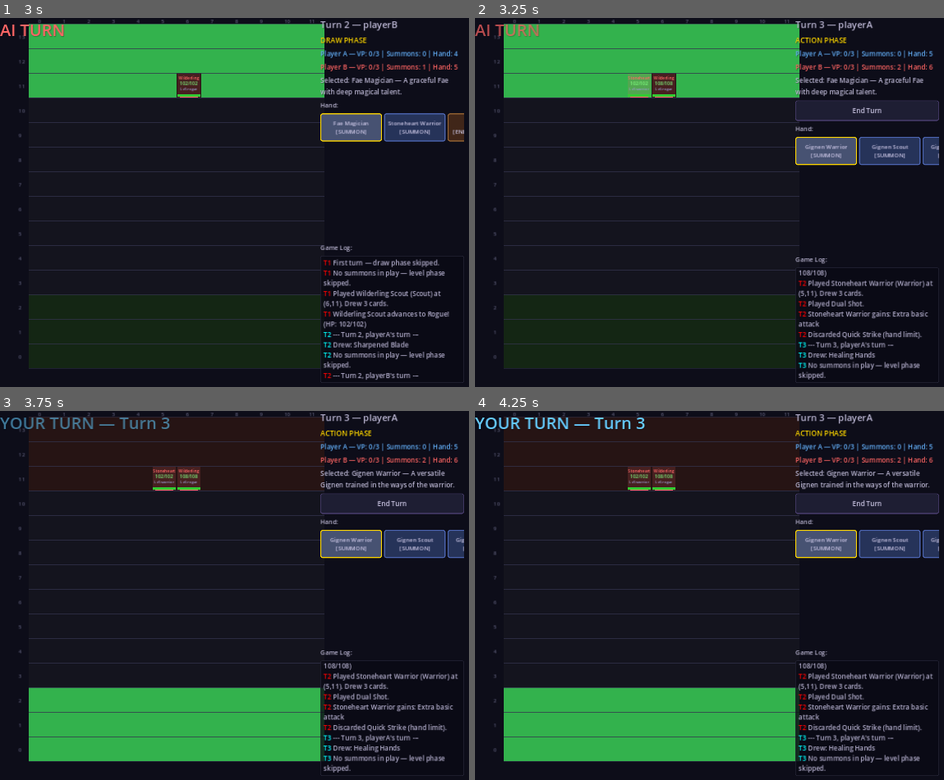
Above: before the commit, frames 1-4 (two rows, left to right).
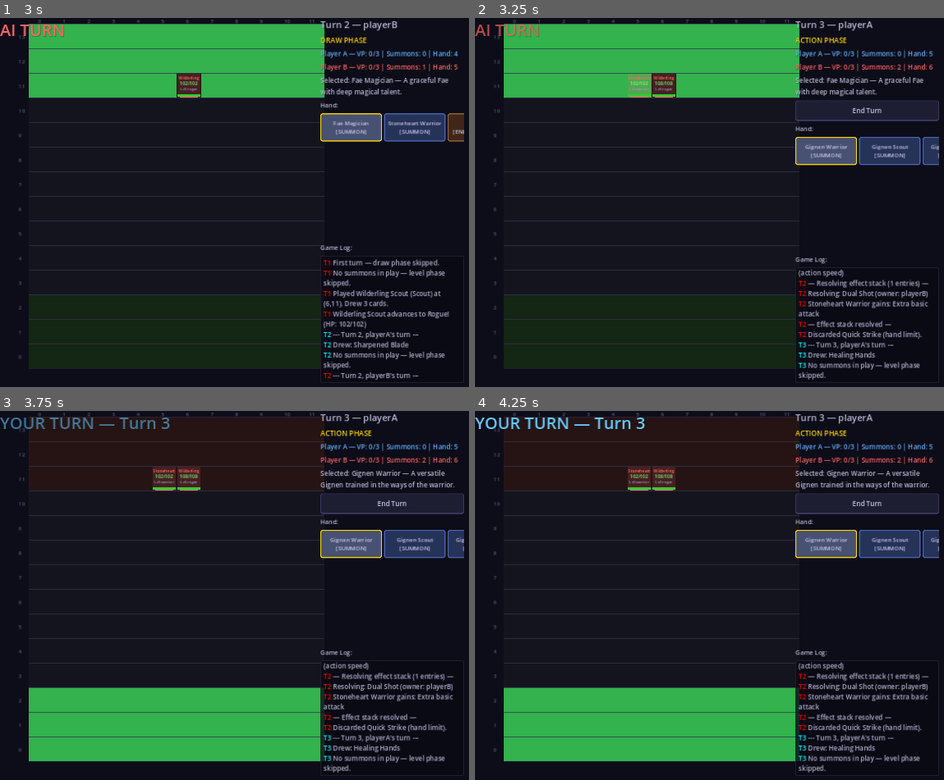
Above: after the commit, the same moments.

Repository: look-itsaxiom/summoners-grid
Game: Godot game, scene res://scenes/menu.tscn
The game is run twice, just before and just after one commit, with the same random seed, the same clock (stepped at 60 frames per second) and the same inputs.
Inputs:
- Up to frame 1 (3 s): click "PLAY VS AI" at 0.5 s; click "Fae Magician [SUMMON]" at 1.25 s; click "End Turn" at 2 s; click "Fae Magician [SUMMON]" at 2.75 s
- Up to frame 2 (3.25 s): no input
- Up to frame 3 (3.75 s): click "Gignen Warrior [SUMMON]" at 3.5 s
- Up to frame 4 (4.25 s): no input

Frame 1 is identical in both runs. In frame 2, 1.4% of the frame differs, in the area x 68-98%, y 68-84%; in frame 3, 1.4%; in frame 4, 1.4%.

Commit message:
feat: effect stack LIFO + Linear-integrated Ralph Loop prompt
Add LIFO effect stack system to game_manager.gd:
- push_to_stack() queues card effects with speed tracking
- Speed Lock: counter > reaction > action priority
- resolve_effect_stack() pops LIFO, resolving each entry
- play_card() now routes action cards through the stack
- Save/load includes effect_stack state
- 16 new headless tests covering stack operations

Rewrite PROMPT.md as fully autonomous Ralph Loop with Linear
integration for work tracking and blocker notifications.

Co-Authored-By: Claude Opus 4.6 (1M context) <noreply@anthropic.com>

Diff:
--- a/godot/scripts/engine/game_manager.gd
+++ b/godot/scripts/engine/game_manager.gd
@@ -9,6 +9,8 @@
 signal summon_placed(unit: Dictionary)
 signal summon_moved(instance_id: String, from: Vector2i, to: Vector2i)
 signal summon_defeated(unit: Dictionary)
+signal effect_stack_changed(stack: Array)
+signal effect_resolved(entry: Dictionary)
 
 const BOARD_WIDTH := 12
 const BOARD_HEIGHT := 14
@@ -34,6 +36,11 @@
 var game_log: Array = []
 var face_down_cards: Dictionary = { "playerA": [], "playerB": [] }
 
+# Effect Stack — LIFO resolution per GDD
+# Each entry: { id, speed, source, source_owner, effects, targets, resolved }
+var effect_stack: Array = []
+const SPEED_PRIORITY := { "action": 1, "reaction": 2, "counter": 3 }
+
 # Maps summon card IDs to their starting role
 var summon_role_map: Dictionary = {}
 
@@ -76,6 +83,7 @@
 	board_summons.clear()
 	board_buildings.clear()
 	face_down_cards = { "playerA": [], "playerB": [] }
+	effect_stack.clear()
 	summon_role_map.clear()
 	_reset_players()
 
@@ -370,8 +378,15 @@
 		if tgt_idx >= 0:
 			target_unit = board_summons[tgt_idx]
 
-	if card_type == "action" and not target_unit.is_empty():
-		_resolve_action_card(card, target_unit)
+	if card_type == "action":
+		# Push to effect stack instead of resolving inline
+		if push_to_stack(card, active_player, target_ids):
+			# Auto-resolve if no opponent response expected (AI games, etc.)
+			# In a full implementation, wait for opponent response window.
+			# For now: resolve immediately to maintain existing behavior.
+			resolve_effect_stack()
+		else:
+			add_log("Failed to push %s to stack." % card.get("name", "?"))
 	elif card_type == "quest" and not target_unit.is_empty():
 		_resolve_quest_card(card, target_unit)
 	elif card_type == "building":
@@ -751,6 +766,130 @@
 	add_log("%s survives with Iron Will! (1 HP)" % unit["card"].get("name", "?"))
 
 
+# ─── Effect Stack (LIFO) ───
+
+## Check if a card at given speed can be pushed onto the stack.
+## Speed Lock: only same or higher speed allowed when stack is non-empty.
+func can_push_to_stack(speed: String) -> bool:
+	if effect_stack.is_empty():
+		return true
+	var top_speed: String = effect_stack.back().get("speed", "action")
+	return SPEED_PRIORITY.get(speed, 0) >= SPEED_PRIORITY.get(top_speed, 0)
+
+
+## Push a card effect onto the stack. Returns false if speed-locked.
+func push_to_stack(card: Dictionary, source_owner: String, target_ids: Array = []) -> bool:
+	var speed: String = card.get("speed", "action")
+	if not can_push_to_stack(speed):
+		add_log("Speed Lock! Cannot play %s-speed card while %s-speed is on the stack." % [
+			speed, effect_stack.back().get("speed", "?")])
+		return false
+
+	var entry := {
+		"id": card.get("id", ""),
+		"speed": speed,
+		"source": card,
+		"source_owner": source_owner,
+		"effects": card.get("effects", []),
+		"targets": target_ids,
+		"resolved": false,
+	}
+	effect_stack.append(entry)
+	add_log("→ %s pushed to effect stack (%s speed)" % [card.get("name", "?"), speed])
+	effect_stack_changed.emit(effect_stack)
+	return true
+
+
+## Resolve the entire effect stack LIFO. Called when both players pass.
+func resolve_effect_stack() -> void:
+	if effect_stack.is_empty():
+		return
+
+	add_log("— Resolving effect stack (%d entries) —" % effect_stack.size())
+
+	while effect_stack.size() > 0:
+		var entry: Dictionary = effect_stack.pop_back()
+		if entry.get("resolved", false):
+			continue
+
+		var card: Dictionary = entry.get("source", {})
+		var owner: String = entry.get("source_owner", "")
+		var targets: Array = entry.get("targets", [])
+
+		add_log("Resolving: %s (owner: %s)" % [card.get("name", "?"), owner])
+
+		# Determine target unit
+		var target_unit: Dictionary = {}
+		if targets.size() > 0:
+			var tgt_idx := _find_summon_index(targets[0])
+			if tgt_idx >= 0:
+				target_unit = board_summons[tgt_idx]
+
+		# Find caster from owner's summons
+		var caster: Dictionary = _find_caster_for(card, owner)
+
+		# Resolve effects
+		for effect in entry.get("effects", []):
+			if not target_unit.is_empty():
+				# Re-check target is still alive
+				var tgt_idx := _find_summon_index(target_unit["instance_id"])
+				if tgt_idx == -1:
+					add_log("Target no longer on board, skipping effect.")
+					break
+				target_unit = board_summons[tgt_idx]
+
+			var effect_type: String = effect.get("type", "")
+			if effect_type == "damage" and not target_unit.is_empty():
+				_resolve_damage_effect(card, effect, caster, target_unit)
+			elif effect_type == "heal" and not target_unit.is_empty():
+				_resolve_heal_effect(effect, caster, target_unit)
+			elif effect_type == "buff" and not target_unit.is_empty():
+				_resolve_buff_effect(card, effect, target_unit)
+			elif effect_type == "debuff" and not target_unit.is_empty():
+				add_log("%s: %s" % [target_unit["card"].get("name", "?"), effect.get("description", "")])
+			else:
+				add_log("Effect: %s" % effect.get("description", ""))
+
+		entry["resolved"] = true
+		effect_resolved.emit(entry)
+
+	add_log("— Effect stack resolved —")
+	effect_stack_changed.emit(effect_stack)
+
+
+## Find the best caster summon for a card from a player's board units.
+func _find_caster_for(card: Dictionary, owner: String) -> Dictionary:
+	var my_summons := _get_summons_for(owner)
+	var caster: Dictionary = {}
+
+	for req in card.get("requirements", []):
+		var req_family: String = req.get("role_family", "")
+		if req_family != "":
+			for s in my_summons:
+				var role_def: Dictionary = RolesData.get_definition(s["current_role"])
+				if role_def.get("family", "") == req_family:
+					caster = s
+					break
+		if not caster.is_empty():
+			break
+
+	if caster.is_empty() and my_summons.size() > 0:
+		caster = my_summons[0]
+	return caster
+
+
+## Check if the effect stack is empty (both players can take new actions).
+func is_stack_empty() -> bool:
+	return effect_stack.is_empty()
+
+
+## Get the current top speed level on the stack ("" if empty).
+func get_stack_top_speed() -> String:
+	if effect_stack.is_empty():
+		return ""
+	return effect_stack.back().get("speed", "action")
+
+
 # ─── Attack Resolution ───
 
 signal attack_resolved(result: Dictionary)
@@ -1004,6 +1143,7 @@
 		"board_summons": board_summons,
 		"board_buildings": board_buildings,
 		"face_down_cards": face_down_cards,
+		"effect_stack": effect_stack,
 		"summon_role_map": summon_role_map,
 	}
 
@@ -1048,6 +1188,7 @@
 	board_summons = data.get("board_summons", [])
 	board_buildings = data.get("board_buildings", [])
 	face_down_cards = data.get("face_down_cards", { "playerA": [], "playerB": [] })
+	effect_stack = data.get("effect_stack", [])
 	summon_role_map = data.get("summon_role_map", {})
 
 	# Restore Vector2i positions (JSON loses type info)
--- a/godot/test/test_runner.gd
+++ b/godot/test/test_runner.gd
@@ -28,6 +28,7 @@
 	_test_save_load()
 	_test_territory_vp()
 	_test_quest_completion()
+	_test_effect_stack()
 
 	print("\n=== Results: %d passed, %d failed ===" % [_pass, _fail])
 
@@ -375,3 +376,69 @@
 	# Should gain 2 levels
 	var unit_after: Dictionary = gm.board_summons[0]
 	_check("Quest +2 levels", level_before + 2, unit_after["level"])
+
+
+func _test_effect_stack() -> void:
+	print("--- Effect Stack ---")
+	var gm = root.get_node("GameManager")
+	var c = root.get_node("CardDB")
+
+	# Reset for clean test
+	gm.initialize_game(c.create_player_a_deck(), c.create_player_b_deck())
+	gm.decide_turn_order("playerA")
+
+	# Stack starts empty
+	_check("Stack empty at start", true, gm.is_stack_empty())
+	_check("Top speed empty", "", gm.get_stack_top_speed())
+
+	# Speed priority constants
+	_check("Counter > Reaction", true, gm.SPEED_PRIORITY["counter"] > gm.SPEED_PRIORITY["reaction"])
+	_check("Reaction > Action", true, gm.SPEED_PRIORITY["reaction"] > gm.SPEED_PRIORITY["action"])
+
+	# Push an action-speed card
+	var action_card := { "id": "test_action", "name": "Test Action", "speed": "action",
+		"effects": [], "card_type": "action" }
+	var pushed: bool = gm.push_to_stack(action_card, "playerA")
+	_check("Push action", true, pushed)
+	_check("Stack size 1", 1, gm.effect_stack.size())
+	_check("Top speed action", "action", gm.get_stack_top_speed())
+
+	# Can push reaction (higher speed) on top of action
+	_check("Can push reaction", true, gm.can_push_to_stack("reaction"))
+	var reaction_card := { "id": "test_react", "name": "Test Reaction", "speed": "reaction",
+		"effects": [], "card_type": "reaction" }
+	pushed = gm.push_to_stack(reaction_card, "playerB")
+	_check("Push reaction", true, pushed)
+	_check("Stack size 2", 2, gm.effect_stack.size())
+	_check("Top speed reaction", "reaction", gm.get_stack_top_speed())
+
+	# Cannot push action (lower speed) on top of reaction — Speed Lock
+	_check("Cannot push action (locked)", false, gm.can_push_to_stack("action"))
+
+	# Can push counter (higher speed) on top of reaction
+	_check("Can push counter", true, gm.can_push_to_stack("counter"))
+	var counter_card := { "id": "test_counter", "name": "Test Counter", "speed": "counter",
+		"effects": [], "card_type": "counter" }
+	pushed = gm.push_to_stack(counter_card, "playerA")
+	_check("Push counter", true, pushed)
+	_check("Stack size 3", 3, gm.effect_stack.size())
+
+	# Counter on top locks out both action and reaction
+	_check("Action locked by counter", false, gm.can_push_to_stack("action"))
+	_check("Reaction locked by counter", false, gm.can_push_to_stack("reaction"))
+	_check("Counter can stack", true, gm.can_push_to_stack("counter"))
+
+	# LIFO resolution — counter resolves first, then reaction, then action
+	var resolved_order: Array = []
+	for i in range(gm.effect_stack.size() - 1, -1, -1):
+		resolved_order.append(gm.effect_stack[i]["id"])
+	_check("LIFO order", ["test_counter", "test_react", "test_action"], resolved_order)
+
+	# Resolve clears the stack
+	gm.resolve_effect_stack()
+	_check("Stack empty after resolve", true, gm.is_stack_empty())
+
+	# Empty stack allows any speed
+	_check("Empty allows action", true, gm.can_push_to_stack("action"))
+	_check("Empty allows reaction", true, gm.can_push_to_stack("reaction"))
+	_check("Empty allows counter", true, gm.can_push_to_stack("counter"))
Not shown, added: BUGS.md
Not shown, changed: PROMPT.md
Not shown, changed: godot/DEV_PROGRESS.md
Not shown, added: qa/last-run.md
